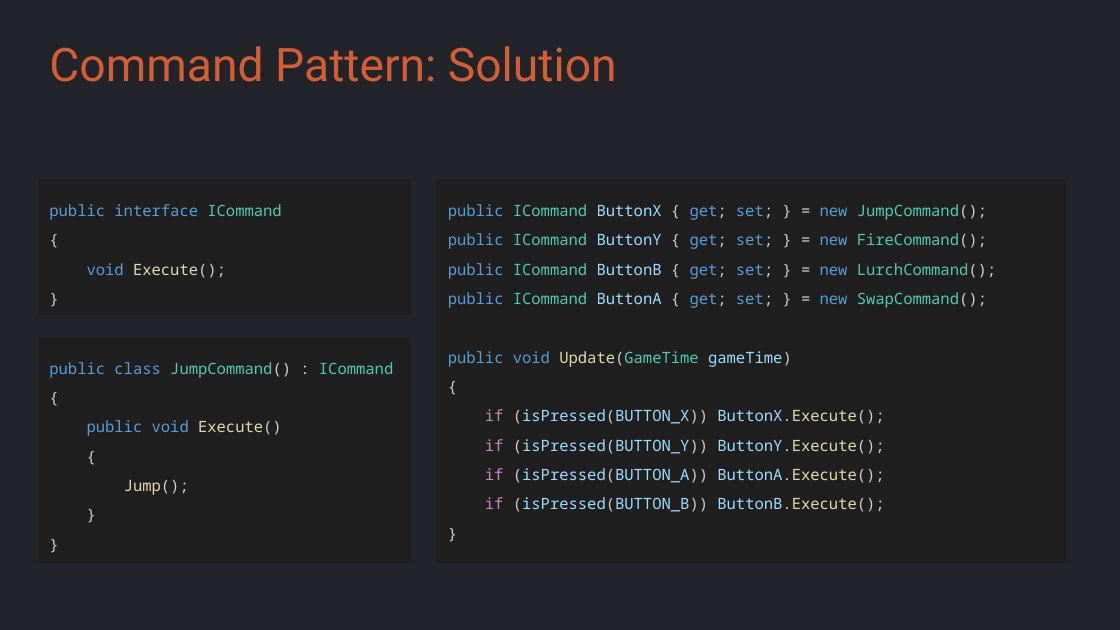
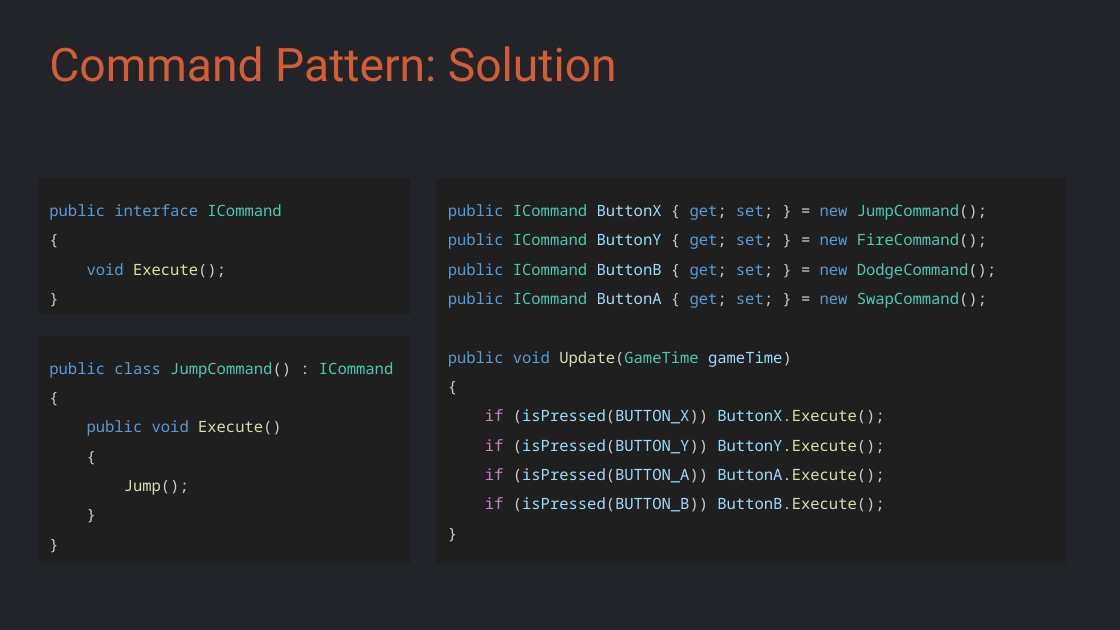
Before and after one commit to Metamate/gar, a slide deck: slide 23 of slides/04 Sokoban.pptx. Drawn at 1120x630 pixels with LibreOffice and Linux fonts; fonts in the diff are those of the drawing. Boxes give left, top, right and bottom in pixels: in the first picture for what was removed or moved away, otherwise in the second. Text is boxed around its words. In the diff, an @@ line names an element or a change of style, - is before the commit and + after.

```diff
--- a/slides/04 Sokoban.pptx
+++ b/slides/04 Sokoban.pptx
@@ text at [448, 263, 996, 279]: text changed @@
-public ICommand ButtonB { get; set; } = new LurchCommand();
+public ICommand ButtonB { get; set; } = new DodgeCommand();
```
Also in this commit, not shown: 1 other slide changed, 4 other files.
